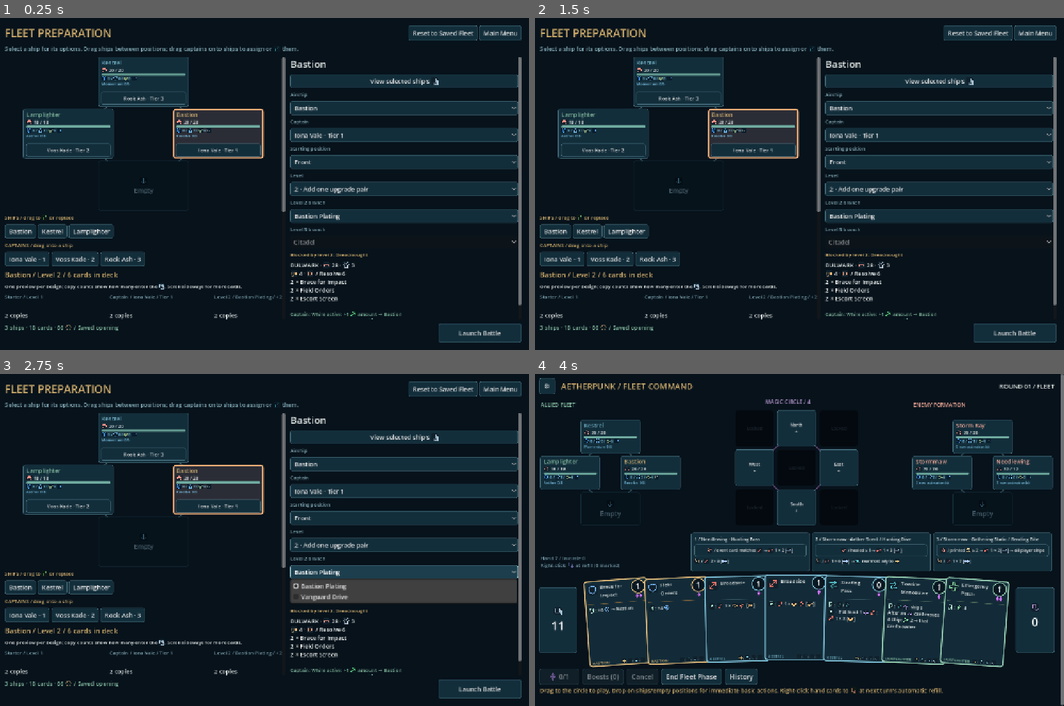
Above: before the commit, frames 1-4 (two rows, left to right).
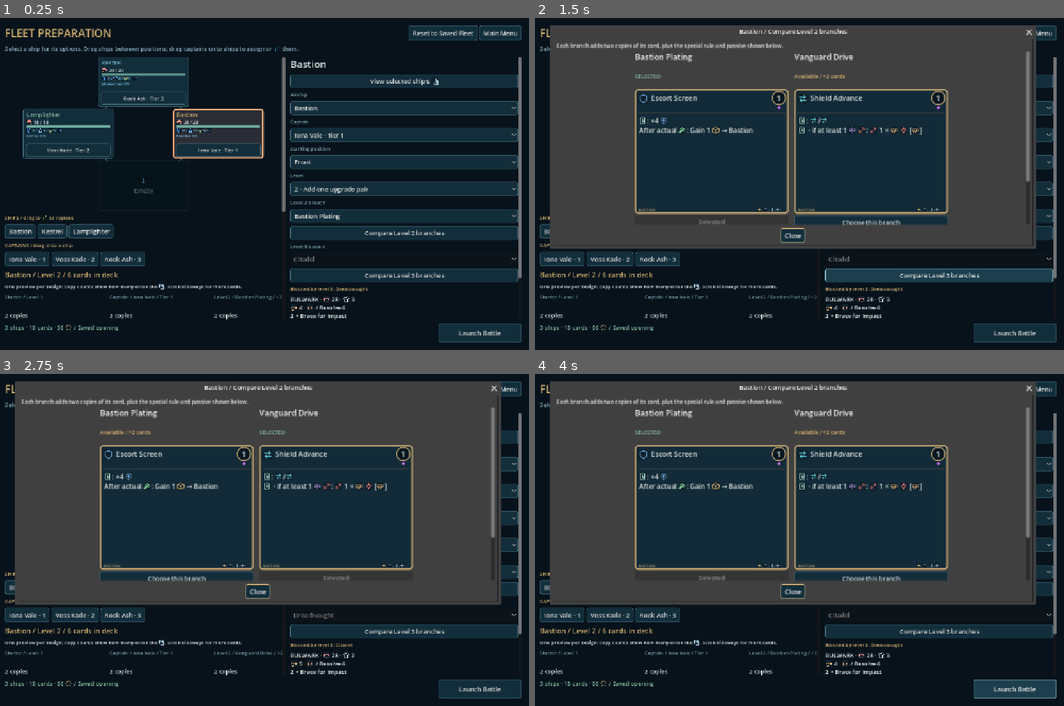
Above: after the commit, the same moments.

Repository: jkeywo/aetherpunk-fleet
Game: Godot game, scene res://scenes/fleet_preparation.tscn
Two runs of this game, one before a commit and one after it. Both use one fixed random seed, a clock stepped at 60 frames per second and the inputs below. This scene is started directly instead of the project's main scene.
Inputs (mouse positions are in pixels of both pictures, inside the frame that each line leads up to):
- Up to frame 1 (0.25 s): no input
- Up to frame 2 (1.5 s): click (937, 233) at 0.5 s, where only the run after the commit has a clickable "Compare Level 2 branches"; click (937, 276) at 1.25 s, where only the run after the commit has a clickable "Compare Level 3 branches"
- Up to frame 3 (2.75 s): click (338, 579) at 2 s, where only the run after the commit has a clickable "Choose this branch"
- Up to frame 4 (4 s): click (709, 579) at 2.75 s, where only the run after the commit has a clickable "Choose this branch"; click "Launch Battle" at 3.5 s

The runs differ from the first frame. In frame 1, 4.5% of the frame differs, in the area x 54-99%, y 62-91%; in frame 2, 57%; in frame 3, 55%; in frame 4, 72%, in the area x 0-100%, y 0-100%.

Commit message:
Compare upgrade branch cards side by side

Diff:
--- a/scripts/fleet_preparation.gd
+++ b/scripts/fleet_preparation.gd
@@ -27,6 +27,9 @@
 var fleet_scroll: ScrollContainer
 var deck_preview: VBoxContainer
 var deck_cards: HBoxContainer
+var upgrade_dialog: AcceptDialog
+var upgrade_comparison: HBoxContainer
+var comparison_tier := "two"
 var deck_summary: Label
 var content_scroll: ScrollContainer
 
@@ -185,6 +188,7 @@
 	options=[]
 	for package in ship.levels.two: options.append({"label":package.name,"value":package.id,"tooltip":_package_text(package)})
 	_menu(inspector,"Level 2 branch",options,slot.level_2,_change.bind(selected_ship,"level_2"),"level_2_"+str(selected_ship),slot.level>=2)
+	_button(inspector, "Compare Level 2 branches", _show_upgrades.bind("two"))
 	var blocked := ""
 	var branch := Catalog.index_by_id(ship.levels.two,slot.level_2)
 	if branch>=0: blocked=ship.levels.two[branch].blocks
@@ -194,6 +198,7 @@
 		if package.id==blocked: blocked_name=package.name
 		else: options.append({"label":package.name,"value":package.id,"tooltip":_package_text(package)})
 	_menu(inspector,"Level 3 branch",options,slot.level_3,_change.bind(selected_ship,"level_3"),"level_3_"+str(selected_ship),slot.level>=3)
+	_button(inspector, "Compare Level 3 branches", _show_upgrades.bind("three"))
 	_label(inspector,"Blocked by level 2: "+blocked_name if blocked_name!="" else "Select level 2 to determine the available paths.",12).modulate=Color("#e8bd77")
 	details.append(_label(inspector,"",14))
 	var rewards := _label(inspector,"",12)
@@ -434,3 +439,89 @@
 		face.configure(compiled.cards[group.card], ship)
 		column.add_child(face)
 	deck_summary.text = "%s / Level %d / %d cards in deck" % [ship.name, slot.level, total]
+
+
+func _show_upgrades(tier: String) -> void:
+	comparison_tier = tier
+	if is_instance_valid(upgrade_dialog):
+		upgrade_dialog.hide()
+		upgrade_dialog.queue_free()
+	upgrade_dialog = AcceptDialog.new()
+	upgrade_dialog.name = "UpgradeComparison"
+	upgrade_dialog.get_ok_button().text = "Close"
+	add_child(upgrade_dialog)
+	var slot: Dictionary = draft.setup.fleet[selected_ship]
+	var ship: Dictionary = draft.ships[Catalog.index_by_id(draft.ships, slot.ship)]
+	var level := 2 if tier == "two" else 3
+	upgrade_dialog.title = "%s / Compare Level %d branches" % [ship.name, level]
+	var viewer_size := Vector2i(minf(1180, get_viewport_rect().size.x * 0.94), minf(700, get_viewport_rect().size.y * 0.88))
+	var body := VBoxContainer.new()
+	body.custom_minimum_size.x = viewer_size.x - 40
+	upgrade_dialog.add_child(body)
+	var caption := Label.new()
+	caption.text = "Each branch adds two copies of its card, plus the special rule and passive shown below."
+	caption.add_theme_font_size_override("font_size", 13)
+	if tier == "three" and slot.level < 2: caption.text += "\nChoose a Level 2 branch first to determine which Level 3 option is blocked."
+	if ship.has("legacy_loadout"): caption.text = "Imported loadout: these branches change rules and passives; the imported deck stays fixed."
+	body.add_child(caption)
+	var scroll := ScrollContainer.new()
+	scroll.size_flags_vertical = Control.SIZE_EXPAND_FILL
+	scroll.horizontal_scroll_mode = ScrollContainer.SCROLL_MODE_DISABLED
+	body.add_child(scroll)
+	upgrade_comparison = HBoxContainer.new()
+	upgrade_comparison.size_flags_horizontal = Control.SIZE_EXPAND_FILL
+	upgrade_comparison.alignment = BoxContainer.ALIGNMENT_CENTER
+	upgrade_comparison.add_theme_constant_override("separation", 14)
+	scroll.add_child(upgrade_comparison)
+	var blocked := ""
+	var l2 := Catalog.index_by_id(ship.levels.two, slot.level_2)
+	if l2 >= 0: blocked = ship.levels.two[l2].blocks
+	var width: float = floor((viewer_size.x - 60 - 14 * (ship.levels[tier].size() - 1)) / ship.levels[tier].size())
+	width = minf(width, 370)
+	for package in ship.levels[tier]:
+		var column := VBoxContainer.new()
+		column.custom_minimum_size.x = width
+		column.set_meta("branch_id", package.id)
+		upgrade_comparison.add_child(column)
+		var chosen: bool = slot.level >= level and slot["level_2" if tier == "two" else "level_3"] == package.id
+		var locked: bool = tier == "three" and package.id == blocked
+		var name_label := _label(column, package.name, 19)
+		name_label.set_meta("plain_text", true)
+		name_label.custom_minimum_size.y = 48
+		var state_text: String = "SELECTED" if chosen else ("BLOCKED by " + ship.levels.two[l2].name if locked else ("Choose Level 2 first" if tier == "three" and slot.level < 2 else "Available / +2 cards"))
+		var state_label := _label(column, state_text, 13)
+		state_label.custom_minimum_size.y = 36
+		state_label.modulate = Color("#f29b8e") if locked else (Color("#91c8ad") if chosen else Color("#e8bd77"))
+		var face := CardFace.new()
+		face.custom_minimum_size = Vector2(width, 300)
+		face.toggle_mode = false
+		face.mouse_default_cursor_shape = Control.CURSOR_ARROW
+		face.configure(Catalog.present_card(draft.cards[Catalog.index_by_id(draft.cards, package.card)], selected_ship, ship.name), ship)
+		face.set_meta("card_id", package.card)
+		column.add_child(face)
+		var choose := _button(column, "Selected" if chosen else ("Blocked" if locked else "Choose this branch"), _choose_upgrade.bind(tier, package.id))
+		choose.set_meta("choose_branch", package.id)
+		choose.disabled = chosen or locked or (tier == "three" and slot.level < 2)
+		choose.tooltip_text = "Raises this ship to Level %d if needed." % level
+		if tier == "two":
+			var excluded: Dictionary = ship.levels.three[Catalog.index_by_id(ship.levels.three, package.blocks)]
+			_label(column, "Blocks Level 3: " + excluded.name, 12).modulate = Color("#e8bd77")
+		_label(column, "SPECIAL RULE", 12).modulate = Color("#91b9c6")
+		_label(column, Rules.rule_text(package.rule, ship.name), 13)
+		_label(column, "PASSIVE UPGRADE", 12).modulate = Color("#91b9c6")
+		_label(column, Rules.rule_text(package.passive, ship.name), 13)
+	upgrade_dialog.popup_centered(viewer_size)
+
+
+func _choose_upgrade(tier: String, id: String) -> void:
+	var slot: Dictionary = draft.setup.fleet[selected_ship]
+	var ship: Dictionary = draft.ships[Catalog.index_by_id(draft.ships, slot.ship)]
+	if Catalog.index_by_id(ship.levels[tier], id) < 0: return
+	if tier == "three":
+		var l2 := Catalog.index_by_id(ship.levels.two, slot.level_2)
+		if slot.level < 2 or l2 < 0 or ship.levels.two[l2].blocks == id: return
+	slot.level = maxi(slot.level, 2 if tier == "two" else 3)
+	slot["level_2" if tier == "two" else "level_3"] = id
+	_repair_branch(slot)
+	_render()
+	_show_upgrades(tier)
--- /dev/null
+++ b/tests/upgrade_comparison.gd
@@ -0,0 +1,57 @@
+extends "res://tests/support/v3_test.gd"
+func branch(prep, id: String) -> Node:
+	for column in prep.upgrade_comparison.get_children():
+		if column.get_meta("branch_id") == id: return column
+	return null
+func choose_button(column: Node) -> Button:
+	for child in column.get_children():
+		if child.has_meta("choose_branch"): return child
+	return null
+func _run() -> void:
+	root.size = Vector2i(1280,800)
+	var store_node = root.get_node("ContentStore")
+	store_node.saved = fixture.duplicate(true)
+	var saved := JSON.stringify(store_node.saved)
+	var file_hash := FileAccess.get_sha256("res://data/content.json")
+	change_scene_to_file("res://scenes/fleet_preparation.tscn")
+	await scene_changed
+	var prep = current_scene
+	prep._change(1,0,"level")
+	var before := JSON.stringify(prep.draft)
+	prep._show_upgrades("two")
+	await flush()
+	expect(prep.upgrade_dialog.visible and prep.upgrade_comparison.get_child_count() == 2, "Level 2 comparison does not show both branches.")
+	expect(JSON.stringify(prep.draft) == before, "Opening comparison changed preparation choices.")
+	var ship: Dictionary = prep.draft.ships[Catalog.index_by_id(prep.draft.ships, prep.draft.setup.fleet[0].ship)]
+	for package in ship.levels.two:
+		var column := branch(prep,package.id)
+		var faces: Array = column.get_children().filter(func(child): return child.has_meta("card_id"))
+		expect(faces.size() == 1 and faces[0].get_meta("card_id") == package.card and not faces[0].labels.rules.text.is_empty(), "Unchosen branch card/rules missing.")
+		expect(not choose_button(column).disabled, "Level 2 branch cannot be chosen from level 1.")
+	choose_button(branch(prep, ship.levels.two[1].id)).pressed.emit()
+	await flush()
+	expect(prep.draft.setup.fleet[0].level == 2 and prep.draft.setup.fleet[0].level_2 == ship.levels.two[1].id, "Choosing branch failed to raise level and assign it.")
+	expect(choose_button(branch(prep,ship.levels.two[1].id)).disabled, "Current branch is not marked Selected.")
+	prep._show_upgrades("three")
+	await flush()
+	expect(prep.upgrade_comparison.get_child_count() == 3, "Level 3 comparison hides blocked options.")
+	var blocked: String = ship.levels.two[1].blocks
+	expect(choose_button(branch(prep,blocked)).disabled, "Blocked branch can be selected.")
+	before = JSON.stringify(prep.draft)
+	prep._choose_upgrade("three",blocked)
+	expect(JSON.stringify(prep.draft) == before, "Blocked branch bypassed selection guard.")
+	var legal: String = ship.levels.three.filter(func(package): return package.id != blocked)[0].id
+	choose_button(branch(prep,legal)).pressed.emit()
+	await flush()
+	expect(prep.draft.setup.fleet[0].level == 3 and prep.draft.setup.fleet[0].level_3 == legal and "8 cards" in prep.deck_summary.text, "Level 3 selection did not update actual deck preview.")
+	prep.upgrade_dialog.hide()
+	prep._change(1,0,"level")
+	prep._show_upgrades("three")
+	await flush()
+	expect(prep.upgrade_comparison.get_children().all(func(column): return choose_button(column).disabled), "Level 3 selection allowed before Level 2 choice.")
+	root.size = Vector2i(1024,640)
+	prep._show_upgrades("three")
+	await flush()
+	expect(prep.upgrade_dialog.size.x <= prep.get_viewport_rect().size.x and prep.upgrade_comparison.size.x <= prep.upgrade_dialog.size.x, "Comparison does not fit smaller viewport side by side.")
+	expect(JSON.stringify(store_node.saved) == saved and FileAccess.get_sha256("res://data/content.json") == file_hash, "Branch comparison edited saved content.")
+	done("Upgrade branch comparison")
Not shown, added: tests/upgrade_comparison.gd.uid
